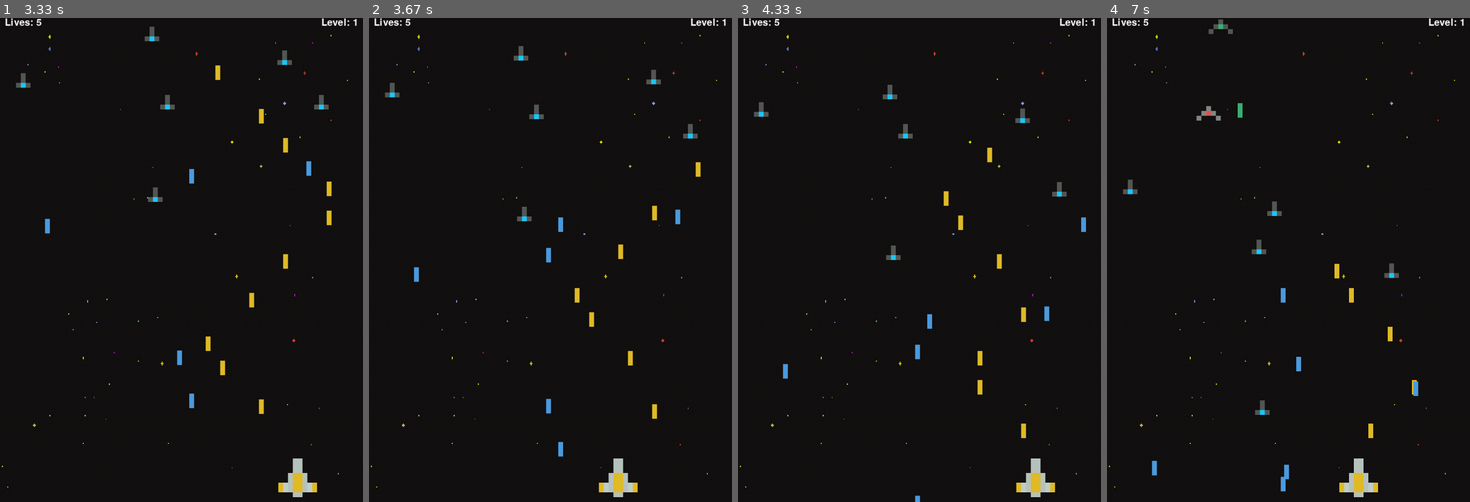
Above: before the commit, frames 1-4 (left to right).
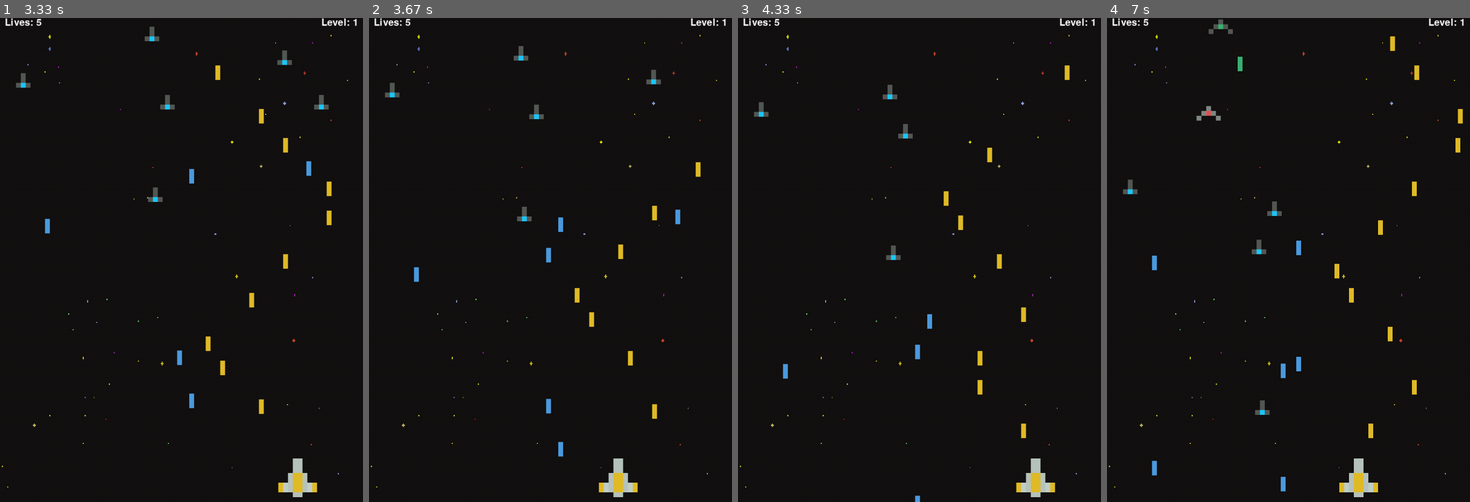
Above: after the commit, the same moments.

Repository: AmirmasoudCS/Pygame-Course
Game: pygame game, started from project_03/main.py
Same seed, same stepped clock (60 frames per second), same inputs: the game is played once before the commit and once after it.
Inputs:
- Up to frame 1 (3.33 s): tap Space at 0.33, 0.73, 1.03, 1.23, 1.53, 1.73, 2.03, 2.3, 2.6, 2.73, 3.03 s; hold Right 0.67-1.13 s; hold Right 1.17-1.63 s; hold Left 1.67-2.2 s; hold Left 2.23-2.63 s; hold Right 2.67-3.3 s
- Up to frame 2 (3.67 s): hold Left from 3.33 s (still down); tap Space at 3.4 s
- Up to frame 3 (4.33 s): tap Space at 3.7, 3.9, 4.2 s; release Left at 3.8 s; hold Right 3.83-4.3 s
- Up to frame 4 (7 s): hold Right 4.33-4.8 s; tap Space at 4.4, 4.7, 4.9, 5.2, 5.47, 5.77, 5.9, 6.2, 6.57, 6.87 s; hold Left 4.83-5.37 s; hold Left 5.4-5.8 s; hold Right 5.83-6.47 s; hold Left 6.5-6.97 s

Frame 1 is identical in both runs. In frame 2, less than 0.1% of the frame differs, in the area x 86-91%, y 21-25%; in frame 3, 0.3%; in frame 4, 0.7%, in the area x 12-99%, y 3-96%.

Commit message:
Updating the enemies health

Diff:
--- a/project_03/main.py
+++ b/project_03/main.py
@@ -301,6 +301,8 @@
         # Random time before the first shot
         self.shoot_timer = random.randint(60, 180)
 
+        self.health = 20
+
     def move(self):
         self.y += self.y_vel
 
